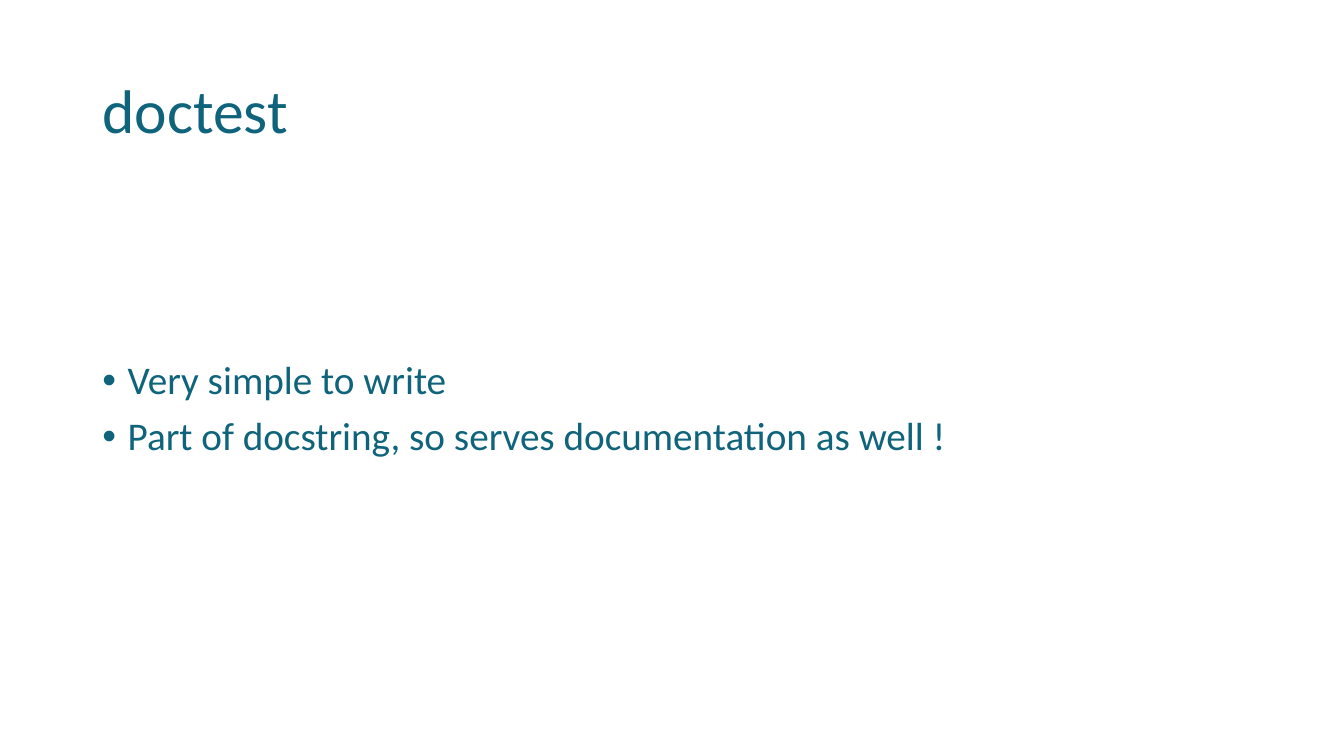
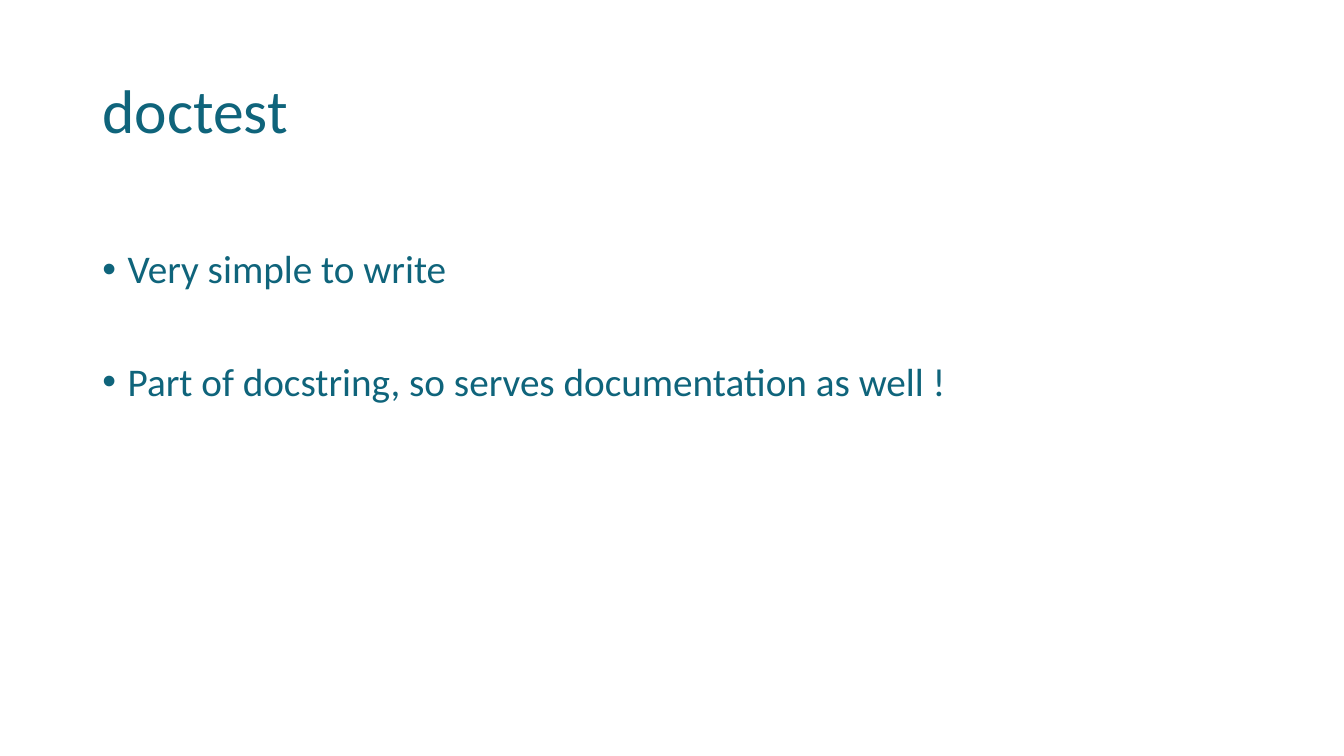
Before and after one commit to uday87j/teach_python, a slide deck: slide 14 of fundamentals/9-Type conversion, Files, doctest.pptx (slide 11 before the commit). Drawn at 1344x756 pixels with LibreOffice and Linux fonts; fonts in the diff are those of the drawing. Boxes give left, top, right and bottom in pixels: in the first picture for what was removed or moved away, otherwise in the second. Text is boxed around its words. In the diff, an @@ line names an element or a change of style, - is before the commit and + after.

```diff
--- a/fundamentals/9-Type conversion, Files, doctest.pptx
+++ b/fundamentals/9-Type conversion, Files, doctest.pptx
@@ text "Very simple to write" rewrapped from [128, 366, 924, 457] to [128, 255, 924, 403] @@
```
Also in this commit, not shown: 3 other slides changed, 3 slides added, 1 other file.
